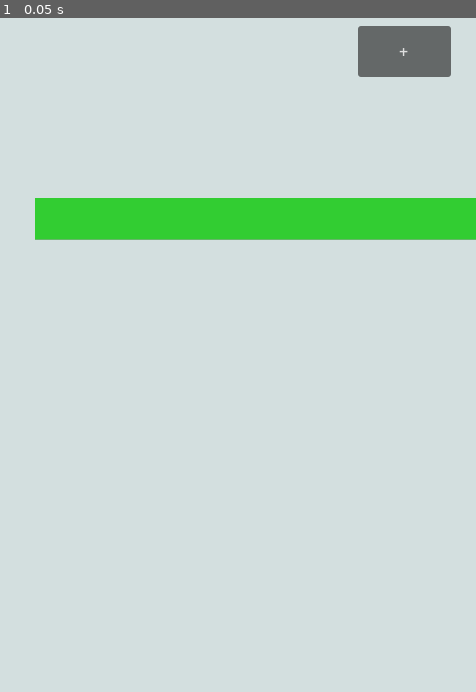
Above: before the commit, frame 1.
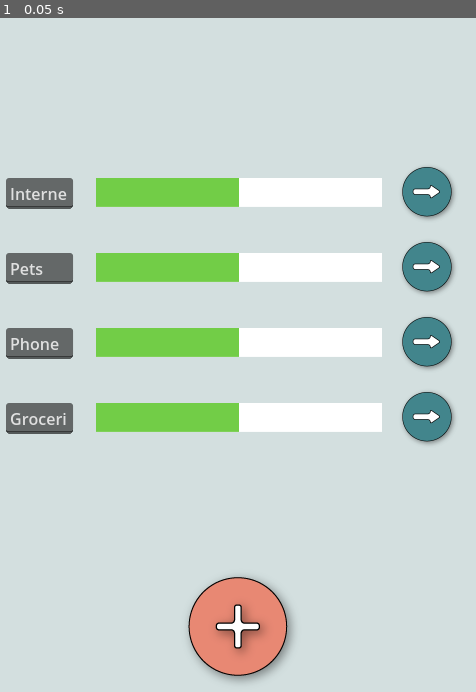
Above: after the commit, the same moment.

Repository: EthannYakabuski/BudgetApp
Game: Godot game, scene res://add_main_category.tscn
The game is run twice, just before and just after one commit, with the same random seed, the same clock (stepped at 60 frames per second) and the same inputs. Before the commit the project starts from res://node_2d.tscn.
Inputs:
- Up to frame 1 (0.05 s): no input

The runs differ from the first frame. In frame 1, 24% of the frame differs, in the area x 1-100%, y 1-99%.

Commit message:
jsonify the data and add newAddition button generation to UI

Diff:
--- a/add_main_category.gd
+++ b/add_main_category.gd
@@ -1,31 +1,18 @@
 extends Node2D
-var categoryName = "Pets"
-var childItems = []
-var newItems = []
 
-var definedCategories = [];
-
-func save_data():
-	var file = FileAccess.open("user://saved_categories.dat", FileAccess.WRITE)
-	if file:
-		file.store_string("Internet\nPets\nPhone\nGroceries\n")
-		file.close()
-		print("Game data saved!")
+var categoryData
 
 func load_data():
-	var savedCategoriesFile = FileAccess.open("user://saved_categories.dat", FileAccess.READ)
+	var savedCategoriesFile = FileAccess.open("res://data.json", FileAccess.READ)
 	if savedCategoriesFile:
 		var data = savedCategoriesFile.get_as_text()
-		var categoryNames = data.split("\n")
-		savedCategoriesFile.close()
-		definedCategories = categoryNames
-		print(data)
+		categoryData = data
+	savedCategoriesFile.close()
 
 # Called when the node enters the scene tree for the first time.
 func _ready():
-	$NameParentItem.text = categoryName
+	#$NameParentItem.text = categoryName
 	$AddChildItem.position = Vector2(180, 562)
-	save_data()
 	load_data()
 	drawCategories()
 
@@ -35,14 +22,39 @@
 
 #draws the category names
 func drawCategories():
+	#todo place into scrollable container
+	var json = JSON.new()
 	print("drawing category names")
+	print(categoryData)
+	var parsedData = json.parse(categoryData)
+	var finalData = json.get_data()
+	var categories = finalData["categories"]
 	var items = 1
-	for child in definedCategories:
-		var newItem = LineEdit.new()
-		newItem.position = Vector2(10, items*50 + 150) #update position of new list item
-		newItem.text = child
+	for category in categories:
+		#add the editable category name
+		var newItem = LineEdit.new() #todo add change listener
+		newItem.position = Vector2(10, items*75 + 100) #update position of new list item
+		newItem.text = category["name"]
+		add_child(newItem)
+		#add the progress bar
+		var newProgress = TextureProgressBar.new()
+		newProgress.texture_under = load("res://images/bar.png")
+		newProgress.texture_progress = load("res://images/bar.png")
+		newProgress.tint_progress = "3cba00b8"
+		newProgress.value = 50
+		newProgress.position = Vector2(100, items*75 + 100)
+		newProgress.scale.x = 0.5
+		newProgress.scale.y = 0.7
+		add_child(newProgress)
+		#add the arrow button
+		var newAddition = TextureButton.new()
+		newAddition.texture_normal = load("res://images/arrow button.png");
+		newAddition.position = Vector2(400, items*75 + 83)
+		newAddition.scale.x = 0.5
+		newAddition.scale.y = 0.5
+		add_child(newAddition)
+		#increment items for UI layout
 		items = items + 1
-		add_child(newItem)
 
 # (+) button was pushed
 func _on_texture_button_pressed():
--- a/add_main_category.tscn
+++ b/add_main_category.tscn
@@ -1,52 +1,16 @@
 [gd_scene load_steps=3 format=3 uid="uid://n3wwlq37r7nf"]
 
 [ext_resource type="Script" path="res://add_main_category.gd" id="1_e5eft"]
-[ext_resource type="Texture2D" uid="uid://cr8le0rhw2bac" path="res://images/Blue add button.png" id="2_hyr3r"]
+[ext_resource type="Texture2D" uid="uid://b67px7nh1tpmx" path="res://images/add button.png" id="2_7ebnm"]
 
 [node name="AddMainCategory" type="Node2D"]
 script = ExtResource("1_e5eft")
-
-[node name="NameParentItem" type="LineEdit" parent="."]
-modulate = Color(1, 0, 0.564706, 1)
-offset_left = 90.0
-offset_top = 15.0
-offset_right = 399.0
-offset_bottom = 46.0
 
 [node name="AddChildItem" type="TextureButton" parent="."]
 offset_left = 190.0
 offset_top = 562.0
 offset_right = 541.0
 offset_bottom = 913.0
-texture_normal = ExtResource("2_hyr3r")
+texture_normal = ExtResource("2_7ebnm")
 
-[node name="Planned_Label" type="Label" parent="."]
-offset_left = 118.0
-offset_top = 98.0
-offset_right = 182.0
-offset_bottom = 121.0
-text = "Planned"
-
-[node name="Spent_Label" type="Label" parent="."]
-offset_left = 209.0
-offset_top = 98.0
-offset_right = 254.0
-offset_bottom = 121.0
-text = "Spent"
-
-[node name="Remaining_Label" type="Label" parent="."]
-offset_left = 280.0
-offset_top = 98.0
-offset_right = 363.0
-offset_bottom = 121.0
-text = "Remaining"
-
-[node name="Total_Label" type="Label" parent="."]
-offset_left = 388.0
-offset_top = 97.0
-offset_right = 428.0
-offset_bottom = 120.0
-text = "Total"
-
-[connection signal="text_submitted" from="NameParentItem" to="." method="_on_name_parent_item_text_submitted"]
 [connection signal="pressed" from="AddChildItem" to="." method="_on_texture_button_pressed"]
--- /dev/null
+++ b/data.json
@@ -0,0 +1,32 @@
+{
+  "categories": [
+    {
+      "name": "Internet",
+      "budgeted": 1000,
+      "rolledOver": 150,
+      "spent": 400,
+      "remaining": 750
+    },
+    {
+      "name": "Pets",
+      "budgeted": 2000,
+      "rolledOver": 300,
+      "spent": 500,
+      "remaining": 1800
+    },
+    {
+      "name": "Phone",
+      "budgeted": 1500,
+      "rolledOver": 200,
+      "spent": 450,
+      "remaining": 1250
+    },
+    {
+      "name": "Groceries",
+      "budgeted": 2500,
+      "rolledOver": 100,
+      "spent": 600,
+      "remaining": 2000
+    }
+  ]
+}
--- a/project.godot
+++ b/project.godot
@@ -11,7 +11,7 @@
 [application]
 
 config/name="budgetApp"
-run/main_scene="res://node_2d.tscn"
+run/main_scene="res://add_main_category.tscn"
 config/features=PackedStringArray("4.2", "Mobile")
 config/icon="res://icon.svg"
 
Binary file added: images/add button.png
Not shown, added: images/add button.png.import
Binary file added: images/arrow button.png
Not shown, added: images/arrow button.png.import
